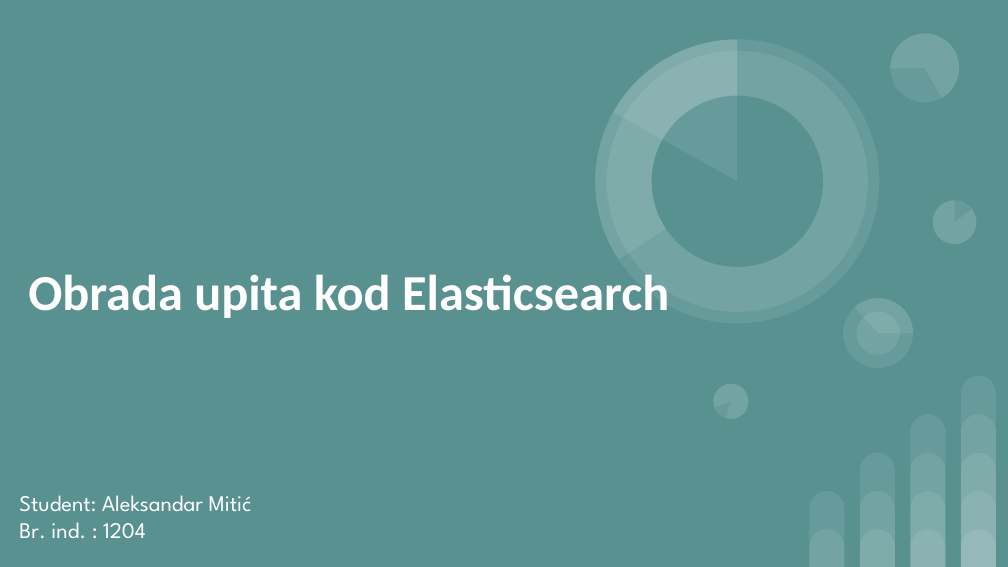
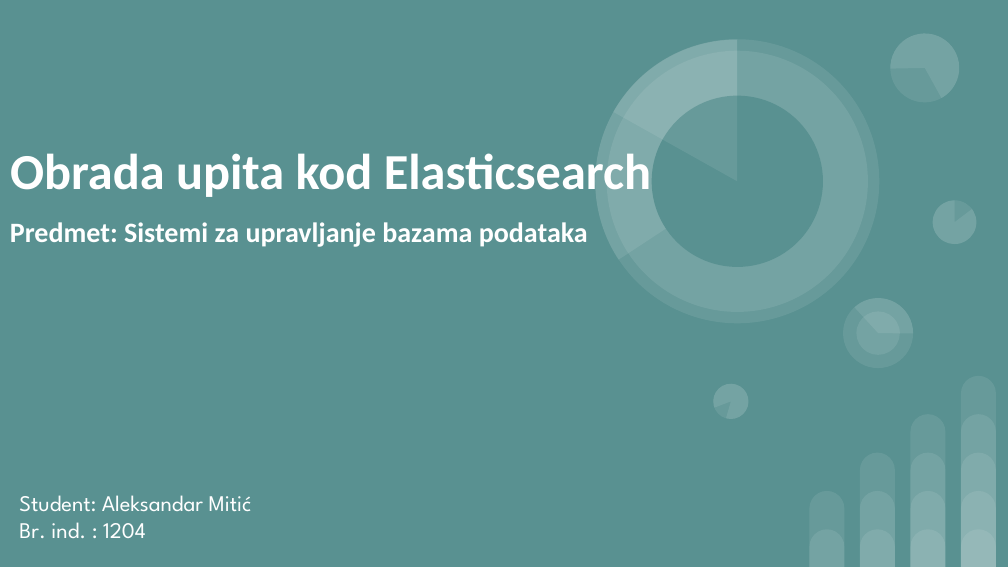
Before and after one commit to AleksandarPici/DBMS, a slide deck: slide 1 of Seminarski 1/DBMS Seminarski rad I -Aleksandar Mitic 1204.pptx. Drawn at 1008x567 pixels with LibreOffice and Linux fonts; fonts in the diff are those of the drawing. Boxes give left, top, right and bottom in pixels: in the first picture for what was removed or moved away, otherwise in the second. Text is boxed around its words. In the diff, an @@ line names an element or a change of style, - is before the commit and + after.

Commit message:
Inicijalni 2

```diff
--- a/Seminarski 1/DBMS Seminarski rad I -Aleksandar Mitic 1204.pptx
+++ b/Seminarski 1/DBMS Seminarski rad I -Aleksandar Mitic 1204.pptx
@@ title "Obrada upita kod Elasticsearch" moved from (x1=28, y1=274, x2=669, y2=318) to (x1=10, y1=153, x2=651, y2=197) @@
@@ text added at (x1=10, y1=222, x2=588, y2=247), 20 pt, text #FFFFFF, bold @@
+Predmet: Sistemi za upravljanje bazama podataka
```
